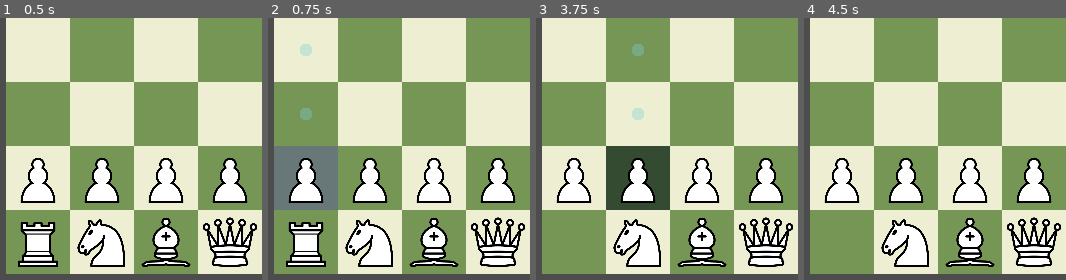
Above: before the commit, frames 1-4 (left to right).
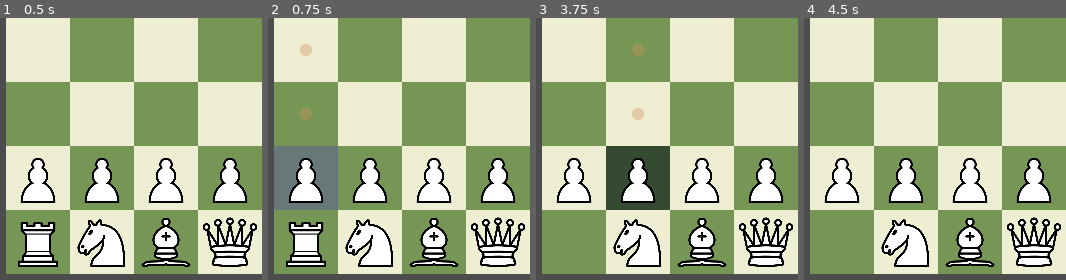
Above: after the commit, the same moments.

Repository: Lizard-Brain-Labs/chess-game
Game: Godot game, scene res://scenes/main.tscn
Same seed, same stepped clock (60 frames per second), same inputs: the game is played once before the commit and once after it.
Inputs (mouse positions are % of the whole screen's width and height, from its top left):
- Up to frame 1 (0.5 s): no input
- Up to frame 2 (0.75 s): tap Enter at 0.5 s; move the mouse to (7, 81) at 0.52 s; press the mouse at (7, 81) at 0.53 s
- Up to frame 3 (3.75 s): tap Space at 1.25, 2.75 s; move the mouse to (7, 19) at 1.27 s; release the mouse at (7, 19) at 1.28 s; click (7, 19) at 1.35 s; tap Enter at 2, 3.5 s; move the mouse to (7, 93) at 2.02 s; press the mouse at (7, 93) at 2.03 s; move the mouse to (7, 7) at 2.77 s; release the mouse at (7, 7) at 2.78 s; click (7, 7) at 2.85 s; move the mouse to (19, 81) at 3.52 s; press the mouse at (19, 81) at 3.53 s
- Up to frame 4 (4.5 s): tap Space at 4.25 s; move the mouse to (19, 19) at 4.27 s; release the mouse at (19, 19) at 4.28 s; click (19, 19) at 4.35 s
The pictures show only the part of the screen within x 0-50%, y 50-100%; the shares and areas given below are measured in that part.

Frame 1 is identical in both runs. In frame 2, 0.4% of the frame differs, in the area x 12-17%, y 9-39%; in frame 3, 0.4%; in frame 4, nothing differs.

Commit message:
add board state data structure to handle move logic

Diff:
--- a/scenes/main.gd
+++ b/scenes/main.gd
@@ -23,15 +23,16 @@
 var selected_square : ColorRect
 var end_square: ColorRect
 var markers = []
+var board_state : BoardState
 
 
 func _on_piece_clicked(piece: Piece) -> void:
 	selected_piece = piece
-	if selected_square:
+	if selected_square: # clear previously selected square
 		selected_square.self_modulate = Color.WHITE
 	selected_square = board.squares[piece.square_name]
 	print("Selected: %s on %s" % [piece.name, selected_square.name])
-	var moves = selected_piece.possible_moves(selected_square)
+	var moves = Logic.get_moves(selected_piece, board_state)
 	for move in moves:
 		add_marker(board.square_from_cell(move))
 
@@ -45,6 +46,7 @@
 		# add back rank pieces
 		add_piece(file + '1', piece_order[i], "white")
 		add_piece(file + '8', piece_order[i], "black")
+	board_state = BoardState.from_board_scene(board)
 
 func _physics_process(_delta):
 	# TODO when more polished, this should be simplified to UI clicks and function calls. Too much logic here.
@@ -73,18 +75,21 @@
 					end_square.self_modulate = Color.SLATE_GRAY
 					selected_piece.position = end_square.position
 					selected_piece.square_name = end_square.name
+					selected_piece.square_grid = Vector2i(end_square.rank, end_square.file)
 					break
 				else:
 					selected_piece.position = selected_square.position
 			selected_piece = null
 			_remove_markers()
+			board_state = BoardState.from_board_scene(board)
 
 func add_piece(square_name, piece, color):
 	var piece_name = piece + "_" + color
-	var new_piece = piece_scenes[piece_name].instantiate()
+	var new_piece: Piece = piece_scenes[piece_name].instantiate()
+	piece_name = piece_name + str(0)
 	var n = 1
 	while name_exists(piece_name):
-		if n > 1:
+		if n > 0:
 			piece_name = piece_name.left(len(piece_name) -1)
 		piece_name = piece_name + str(n)
 		n += 1
@@ -93,15 +98,16 @@
 	var square = board.squares[square_name]
 	new_piece.position = square.position
 	new_piece.square_name = square_name
+	new_piece.square_grid = Vector2i(square.rank, square.file)
 	board.add_child(new_piece)
 	new_piece.piece_clicked.connect(_on_piece_clicked)
 
-func name_exists(name):
-	var name_exists = false
+func name_exists(piece_name):
+	var piece_name_exists = false
 	for child in board.get_children():
-		if name == child.name:
-			name_exists = true
-	return name_exists
+		if piece_name == child.name:
+			piece_name_exists = true
+	return piece_name_exists
 
 func add_marker(square:Square):
 	var marker = move_marker.instantiate()
--- a/scenes/move_marker.tscn
+++ b/scenes/move_marker.tscn
@@ -17,7 +17,7 @@
 script = ExtResource("1_htbjf")
 
 [node name="Sprite2D" type="Sprite2D" parent="."]
-self_modulate = Color(0.482353, 0.807843, 0.839216, 0.352941)
+self_modulate = Color(0.834623, 0.558629, 0.336132, 0.352941)
 texture_filter = 6
 position = Vector2(32, 32)
 scale = Vector2(0.2, 0.2)
--- /dev/null
+++ b/scripts/BoardState.gd
@@ -0,0 +1,47 @@
+class_name BoardState
+
+const BOARD_SIZE = 8
+# This should always ingest a Piece class which contains these variables
+class PieceData:
+	var type: String
+	var color: String
+	var square_grid: Vector2i
+
+	func _init(type: String, color: String, square_grid: Vector2i):
+		self.type = type
+		self.color = color
+		self.square_grid = square_grid
+
+var grid := []
+
+func _init():
+	grid.resize(BOARD_SIZE)
+	for x in range(BOARD_SIZE):
+		grid[x] = []
+		for y in range(BOARD_SIZE):
+			grid[x].append(null)
+
+# Returns the piece data at a given position, or null
+func get_piece_at(pos: Vector2i) -> PieceData:
+	if is_within_bounds(pos):
+		return grid[pos.x][pos.y]
+	return null
+
+# Utility
+func is_within_bounds(pos: Vector2i) -> bool:
+	return pos.x >= 0 and pos.x < BOARD_SIZE and pos.y >= 0 and pos.y < BOARD_SIZE
+
+# Build a board state from a scene-based board (after a move)
+static func from_board_scene(board_node: Node2D) -> BoardState:
+	var state = BoardState.new()
+
+	for piece in board_node.get_children():
+		if not piece is Piece:
+			continue
+
+		var type = piece.type
+		var color = piece.color
+		var square_grid = piece.square_grid
+		var pdata = PieceData.new(type, color, square_grid)
+		state.grid[square_grid.x][square_grid.y] = pdata
+	return state
--- /dev/null
+++ b/scripts/Logic.gd
@@ -0,0 +1,38 @@
+class_name Logic
+
+# Convenience constants oriented the correct direction for Y up
+const UP = Vector2i.LEFT
+const DOWN = Vector2i.RIGHT
+const LEFT = Vector2i.DOWN
+const RIGHT = Vector2i.UP
+
+static func get_moves(piece_data, board: BoardState) -> Array:
+	var moves := []
+	var piece_pos = piece_data.square_grid
+	if piece_data.type == "pawn":
+		print(piece_pos.x)
+		if piece_data.color == "white":
+			moves.append(piece_pos + UP)
+			if piece_pos.x == 6:
+				moves.append(piece_pos + UP * 2)
+		if piece_data.color == "black":
+			moves.append(piece_pos + DOWN)
+			if piece_pos.x == 1:
+				moves.append(piece_pos + DOWN * 2)
+
+	if piece_data.type == "rook":
+		var directions = [UP,DOWN,LEFT,RIGHT]
+		for dir in directions:
+			var current = piece_data.square_grid + dir
+			while board.is_within_bounds(current):
+				var occupant = board.get_piece_at(current)
+				if occupant == null:
+					moves.append(current)
+				elif occupant.color != piece_data.color:
+					moves.append(current)
+					break
+				else:
+					break  # friendly piece blocks path
+				current += dir
+
+	return moves
--- a/scripts/piece.gd
+++ b/scripts/piece.gd
@@ -4,7 +4,14 @@
 
 @export var type: String
 @export var color: String
-@export var square_name: String
+var square_name: String
+var square_grid: Vector2i
+
+# Convenience constants oriented the correct direction for Y up
+const UP = Vector2i.LEFT
+const DOWN = Vector2i.RIGHT
+const LEFT = Vector2i.DOWN
+const RIGHT = Vector2i.UP
 
 func _gui_input(event):
 	if event is InputEventMouseButton:
@@ -13,16 +20,16 @@
 
 func possible_moves(square) -> Array:
 	var moves = []
-	var loc = Vector2i(square.rank, square.file)
+	var piece_square = Vector2i(square.rank, square.file)
 
 	if self.type == "pawn":
 		if self.color == "white":
-			moves.append(loc + Vector2i.LEFT)
+			moves.append(piece_square + UP)
 			if square.rank == 6:
-				moves.append(loc + Vector2i.LEFT * 2)
+				moves.append(piece_square + UP * 2)
 		if self.color == "black":
-			moves.append(loc + Vector2i.RIGHT)
+			moves.append(piece_square + DOWN)
 			if square.rank == 1:
-				moves.append(loc + Vector2i.RIGHT * 2)
+				moves.append(piece_square + DOWN * 2)
 
 	return moves
Not shown, added: scripts/BoardState.gd.uid
Not shown, added: scripts/Logic.gd.uid
